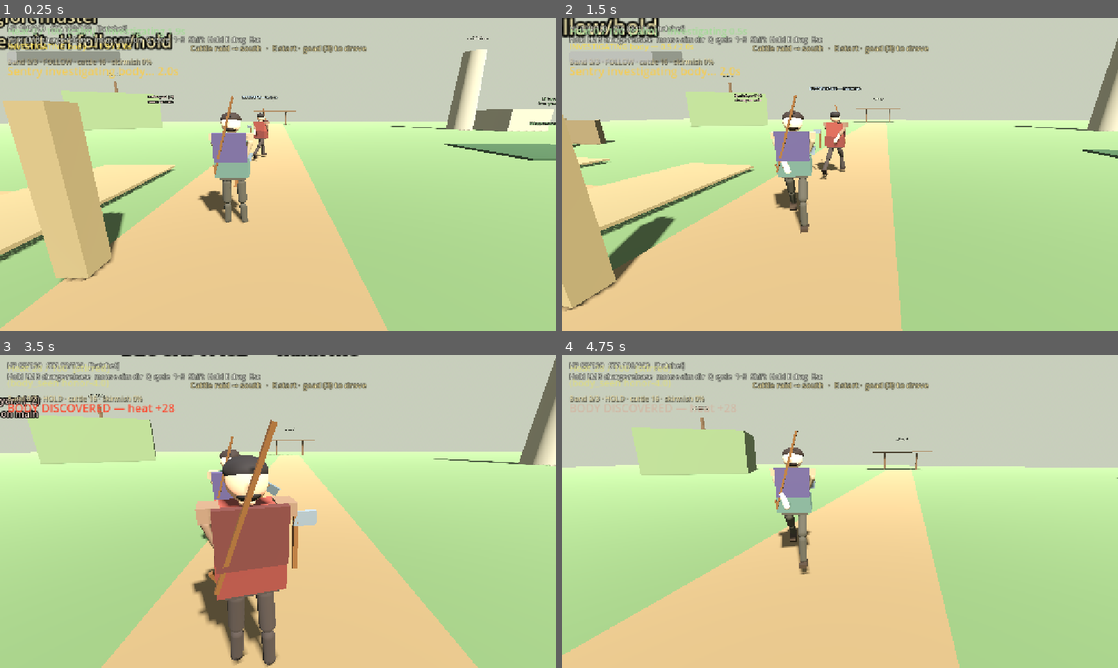
Above: before the commit, frames 1-4 (two rows, left to right).
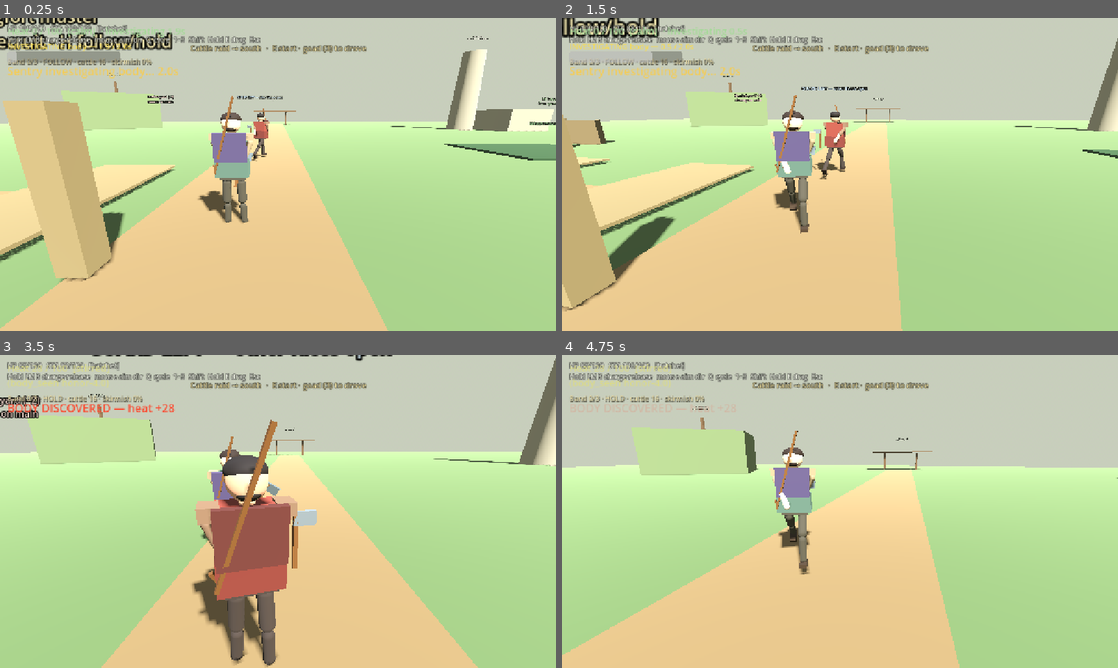
Above: after the commit, the same moments.

Repository: fortins4/devPlayground
Game: Godot game, scene res://scenes/main/main.tscn
Two runs of this game, one before a commit and one after it. Both use one fixed random seed, a clock stepped at 60 frames per second and the inputs below.
Inputs (mouse positions are in pixels of both pictures, inside the frame that each line leads up to):
- Up to frame 1 (0.25 s): no input
- Up to frame 2 (1.5 s): tap Enter at 0.5 s; move the mouse to (867, 174) at 0.52 s; hold Right mouse button (attack_heavy) 0.53-1.28 s; hold W (move_forward) from 0.53 s (still down); click (867, 174) at 0.67 s; tap Space (jump) at 0.77 s; move the mouse to (812, 174) at 1.27 s; click (812, 174) at 1.35 s
- Up to frame 3 (3.5 s): keep holding W (move_forward); tap Space (jump) at 1.52, 3.02 s; move the mouse to (289, 505) at 2.02 s; hold H (band_toggle) 2.03-2.78 s; move the mouse to (272, 517) at 2.77 s; tap Ctrl (crouch) at 2.85 s; click (272, 517) at 2.92 s
- Up to frame 4 (4.75 s): keep holding W (move_forward); move the mouse to (878, 514) at 3.52 s; hold Q (cycle_weapon) 3.53-4.28 s; tap Space (jump) at 3.77, 4.52 s; move the mouse to (795, 508) at 4.27 s; tap E (interact) at 4.35 s

The runs differ from the first frame. In frame 1, less than 0.1% of the frame differs, in the area x 42-51%, y 24-26%; in frame 2, 0.1%; in frame 3, 0.2%, in the area x 16-71%, y 0-3%; in frame 4, nothing differs.
Error in both runs: Stack overflow. Check for infinite recursion in your script. (res://scripts/autoload/world_clock.gd:247)

Commit message:
feat(combat): enemy switches which face they block
Guard direction top/left/right; matching strikes mitigated, other faces
open. Sparring dummy cycles faces on a timer with HUD hint.

Diff:
--- a/scripts/characters/npcs/dummy_fighter.gd
+++ b/scripts/characters/npcs/dummy_fighter.gd
@@ -1,5 +1,5 @@
 extends CharacterBody3D
-## Sparring foe: faces player, BLOCKS frontal hits, open to flanks; telegraphs + weak counters.
+## Sparring foe: switches which face (top/left/right) they block; other faces open.
 
 const CorpseSpawnerScript := preload("res://systems/stealth/corpse_spawner.gd")
 
@@ -11,6 +11,7 @@
 const TELEGRAPH_TIME := 0.48
 const COUNTER_TELEGRAPH_TIME := 0.38
 const STAGGER_TIME := 0.35
+const GUARD_SWITCH_SECS := 2.75
 
 enum State { IDLE, CHASE, TELEGRAPH, RECOVER, STAGGER }
 
@@ -31,6 +32,14 @@
 var _weapon_rest: Transform3D
 var _telegraph_meshes: Array[MeshInstance3D] = []
 var _warn_label: Label3D
+var _guard_hint: Label3D
+var _guard_switch_left: float = 0.0
+var _guard_faces: Array = [
+	CombatSystem.StrikeDirection.TOP,
+	CombatSystem.StrikeDirection.LEFT,
+	CombatSystem.StrikeDirection.RIGHT,
+]
+var _guard_idx: int = 0
 
 
 func _ready() -> void:
@@ -40,7 +49,8 @@
 		combat.team = 1
 		combat.starting_weapon = CombatSystem.Weapon.HATCHET
 		combat.set_weapon(CombatSystem.Weapon.HATCHET)
-		combat.enable_block = true  # Face-block sparring (flanks still hurt)
+		combat.enable_block = true  # Directional face-block sparring
+		_set_guard_face(CombatSystem.StrikeDirection.TOP)
 		combat.died.connect(_on_died)
 		combat.damage_taken.connect(_on_damage_taken)
 		combat.attack_performed.connect(_on_attack_performed)
@@ -88,7 +98,7 @@
 		var turn_rate := 8.0 if _state == State.TELEGRAPH else 6.0
 		rotation.y = lerp_angle(rotation.y, target_yaw, turn_rate * delta)
 
-	# Hold block while facing the player and not mid-swing — flanks still connect.
+	# Hold block on current guarded face; cycle face on a readable timer.
 	if combat and not combat.is_dead:
 		var can_block := (
 			_state != State.TELEGRAPH
@@ -98,6 +108,12 @@
 			and dist < AGGRO_RANGE
 		)
 		combat.set_blocking(can_block)
+		if can_block:
+			_guard_switch_left -= delta
+			if _guard_switch_left <= 0.0:
+				_guard_idx = (_guard_idx + 1) % _guard_faces.size()
+				_set_guard_face(_guard_faces[_guard_idx])
+				_guard_switch_left = GUARD_SWITCH_SECS
 
 	_state_time += delta
 	match _state:
@@ -279,16 +295,16 @@
 	_warn_label.position = Vector3(0.0, 2.15, 0.0)
 	_warn_label.visible = false
 	add_child(_warn_label)
-	var hint := Label3D.new()
-	hint.name = "SparringHint"
-	hint.text = "BLOCKS FACE — flank me"
-	hint.font_size = 28
-	hint.billboard = BaseMaterial3D.BILLBOARD_ENABLED
-	hint.no_depth_test = true
-	hint.pixel_size = 0.004
-	hint.position = Vector3(0.0, 2.45, 0.0)
-	hint.modulate = Color(0.75, 0.9, 1.0, 1.0)
-	add_child(hint)
+	_guard_hint = Label3D.new()
+	_guard_hint.name = "SparringHint"
+	_guard_hint.text = "GUARD TOP"
+	_guard_hint.font_size = 28
+	_guard_hint.billboard = BaseMaterial3D.BILLBOARD_ENABLED
+	_guard_hint.no_depth_test = true
+	_guard_hint.pixel_size = 0.004
+	_guard_hint.position = Vector3(0.0, 2.45, 0.0)
+	_guard_hint.modulate = Color(0.75, 0.9, 1.0, 1.0)
+	add_child(_guard_hint)
 
 
 func _find_player() -> void:
@@ -316,3 +332,18 @@
 		corpse.call("_apply_ground_pose")
 	if corpse.has_method("_refresh_labels"):
 		corpse.call("_refresh_labels")
+
+
+func _set_guard_face(direction: CombatSystem.StrikeDirection) -> void:
+	if combat:
+		combat.set_guard_direction(direction)
+	var name := "TOP"
+	match direction:
+		CombatSystem.StrikeDirection.LEFT:
+			name = "LEFT"
+		CombatSystem.StrikeDirection.RIGHT:
+			name = "RIGHT"
+		_:
+			name = "TOP"
+	if _guard_hint:
+		_guard_hint.text = "GUARD %s — other faces open" % name
--- a/systems/combat/combat_system.gd
+++ b/systems/combat/combat_system.gd
@@ -59,6 +59,8 @@
 var current_weapon: Weapon = Weapon.HATCHET
 var is_dead: bool = false
 var is_blocking: bool = false
+## Which strike face is guarded when blocking (top/left/right). Mismatch = open.
+var guard_direction: StrikeDirection = StrikeDirection.TOP
 var is_attacking: bool = false
 var attack_recovery_left: float = 0.0
 var hitbox_active_left: float = 0.0
@@ -483,15 +485,30 @@
 	is_blocking = holding and stamina > StaminaEconomy.BLOCK_MIN_STAMINA
 
 
-func apply_damage(amount: float, from: Node = null, frontal: bool = true) -> float:
+func set_guard_direction(direction: StrikeDirection) -> void:
+	guard_direction = direction
+
+
+func guard_direction_name() -> StringName:
+	return DIRECTION_NAMES.get(guard_direction, &"top")
+
+
+func apply_damage(
+	amount: float,
+	from: Node = null,
+	frontal: bool = true,
+	strike_direction: StrikeDirection = StrikeDirection.TOP
+) -> float:
 	if is_dead or amount <= 0.0:
 		return 0.0
 	# Hit-stun: drop any in-progress charge.
 	if is_charging:
 		cancel_charge()
 	var mitigated := 0.0
-	if enable_block and is_blocking and frontal and stamina > 0.0:
-		mitigated = amount * 0.75
+	# Block only the guarded face (top/left/right). Wrong face or open guard = full damage.
+	var face_match := strike_direction == guard_direction
+	if enable_block and is_blocking and face_match and stamina > 0.0:
+		mitigated = amount * 0.85
 		amount -= mitigated
 		_spend_stamina(StaminaEconomy.BLOCK_HIT_COST)
 		blocked.emit(_owner_body, from, mitigated)
@@ -626,7 +643,14 @@
 		return
 	_hit_this_swing[id] = true
 	var facing_ok := _is_frontal(other)
-	var dealt := other.apply_damage(damage, _owner_body, facing_ok)
+	var strike_dir := _last_strike_direction
+	if _hitbox and _hitbox.has_meta("direction"):
+		var dname: StringName = _hitbox.get_meta("direction")
+		for key in DIRECTION_NAMES:
+			if DIRECTION_NAMES[key] == dname:
+				strike_dir = key
+				break
+	var dealt := other.apply_damage(damage, _owner_body, facing_ok, strike_dir)
 	if dealt > 0.0:
 		hit_landed.emit(_owner_body, other.get_parent(), dealt, kind)
 		_apply_hit_tags(other, kind)
--- /dev/null
+++ b/tools/capture_switch_block_face_screenshots.gd
@@ -0,0 +1,90 @@
+extends SceneTree
+## Capture switching guard faces.
+
+
+func _initialize() -> void:
+	_run()
+
+
+func _run() -> void:
+	var out_dir := "/workspace/riocht-builds/screenshots/switch-block-face"
+	DirAccess.make_dir_recursive_absolute(out_dir)
+	var vp := SubViewport.new()
+	vp.size = Vector2i(1280, 720)
+	vp.render_target_update_mode = SubViewport.UPDATE_ALWAYS
+	root.add_child(vp)
+	var world := Node3D.new()
+	vp.add_child(world)
+	var env := WorldEnvironment.new()
+	var environment := Environment.new()
+	environment.background_mode = Environment.BG_COLOR
+	environment.background_color = Color(0.42, 0.52, 0.60)
+	environment.ambient_light_source = Environment.AMBIENT_SOURCE_COLOR
+	environment.ambient_light_color = Color(0.9, 0.9, 0.95)
+	environment.ambient_light_energy = 1.05
+	env.environment = environment
+	world.add_child(env)
+	var light := DirectionalLight3D.new()
+	light.light_energy = 1.2
+	light.rotation_degrees = Vector3(-48.0, 35.0, 0.0)
+	world.add_child(light)
+	var ground := MeshInstance3D.new()
+	var plane := PlaneMesh.new()
+	plane.size = Vector2(20, 20)
+	ground.mesh = plane
+	var gmat := StandardMaterial3D.new()
+	gmat.albedo_color = Color(0.26, 0.34, 0.22)
+	ground.material_override = gmat
+	world.add_child(ground)
+	var player := (load("res://scenes/characters/player/player.tscn") as PackedScene).instantiate() as Node3D
+	world.add_child(player)
+	player.set_physics_process(false)
+	player.set_process(false)
+	var pcam := player.get_node_or_null("CameraPivot/Camera3D") as Camera3D
+	if pcam:
+		pcam.current = false
+	var dummy := (load("res://scenes/characters/npcs/dummy_fighter.tscn") as PackedScene).instantiate() as Node3D
+	world.add_child(dummy)
+	dummy.set_physics_process(false)
+	dummy.set_process(false)
+	var cam := Camera3D.new()
+	cam.fov = 48.0
+	world.add_child(cam)
+	cam.current = true
+	await process_frame
+	await process_frame
+	var dcombat := dummy.get_node("CombatSystem") as CombatSystem
+	dcombat.enable_block = true
+	player.global_position = Vector3(0.15, 0.0, 0.0)
+	dummy.global_position = Vector3(0.0, 0.0, -1.55)
+	dummy.rotation_degrees.y = 180.0
+	cam.look_at_from_position(Vector3(2.4, 1.55, 1.2), Vector3(0.1, 1.1, -0.8), Vector3.UP)
+	for pair in [
+		[CombatSystem.StrikeDirection.TOP, "01_guard_top"],
+		[CombatSystem.StrikeDirection.LEFT, "02_guard_left"],
+		[CombatSystem.StrikeDirection.RIGHT, "03_guard_right"],
+	]:
+		dcombat.set_blocking(true)
+		if dummy.has_method("_set_guard_face"):
+			dummy.call("_set_guard_face", pair[0])
+		else:
+			dcombat.set_guard_direction(pair[0])
+		await _shot(vp, out_dir, pair[1])
+	# Wrong face open
+	dcombat.set_guard_direction(CombatSystem.StrikeDirection.TOP)
+	dcombat.set_blocking(true)
+	dcombat.apply_damage(18.0, player, true, CombatSystem.StrikeDirection.LEFT)
+	await _shot(vp, out_dir, "04_wrong_face_hits")
+	dcombat.health = dcombat.max_health
+	dcombat.apply_damage(18.0, player, true, CombatSystem.StrikeDirection.TOP)
+	await _shot(vp, out_dir, "05_matching_face_blocked")
+	print("SWITCH_BLOCK_FACE_CAPTURE_OK ", out_dir)
+	quit(0)
+
+
+func _shot(vp: SubViewport, out_dir: String, name: String) -> void:
+	await process_frame
+	await process_frame
+	await process_frame
+	var img: Image = vp.get_texture().get_image()
+	print("WROTE ", "%s/%s.png" % [out_dir, name], " err=", img.save_png("%s/%s.png" % [out_dir, name]))
--- a/tools/smoke_sparring_foe.gd
+++ b/tools/smoke_sparring_foe.gd
@@ -42,22 +42,24 @@
 	await process_frame
 
 	def.set_blocking(true)
+	def.set_guard_direction(CombatSystem.StrikeDirection.TOP)
 	var hp0 := def.health
-	var frontal := def.apply_damage(20.0, attacker_body, true)
-	if frontal >= 19.0:
-		push_error("SMOKE_FAIL frontal block did not mitigate (dealt %.1f)" % frontal)
+	var blocked := def.apply_damage(20.0, attacker_body, true, CombatSystem.StrikeDirection.TOP)
+	if blocked >= 10.0:
+		push_error("SMOKE_FAIL matching face block did not mitigate (dealt %.1f)" % blocked)
 		quit(1)
 		return
-	print("SMOKE frontal_blocked dealt=", frontal, " hp=", def.health)
+	print("SMOKE face_blocked dealt=", blocked, " hp=", def.health)
 
 	def.health = hp0
 	def.set_blocking(true)
-	var flank := def.apply_damage(20.0, attacker_body, false)
-	if flank < 19.0:
-		push_error("SMOKE_FAIL flank should be full damage (dealt %.1f)" % flank)
+	def.set_guard_direction(CombatSystem.StrikeDirection.TOP)
+	var open_face := def.apply_damage(20.0, attacker_body, true, CombatSystem.StrikeDirection.LEFT)
+	if open_face < 19.0:
+		push_error("SMOKE_FAIL wrong face should be full damage (dealt %.1f)" % open_face)
 		quit(1)
 		return
-	print("SMOKE flank_open dealt=", flank)
+	print("SMOKE wrong_face_open dealt=", open_face)
 
 	# Wider side hitbox sizing
 	atk.current_weapon = CombatSystem.Weapon.HATCHET
--- /dev/null
+++ b/tools/smoke_switch_block_face.gd
@@ -0,0 +1,60 @@
+extends SceneTree
+## Smoke: guard face blocks matching strike only; other faces open.
+
+
+func _initialize() -> void:
+	_run()
+
+
+func _run() -> void:
+	var combat_script := load("res://systems/combat/combat_system.gd") as Script
+	var body := CharacterBody3D.new()
+	root.add_child(body)
+	var def: CombatSystem = combat_script.new()
+	def.enable_block = true
+	def.enable_hit_feedback = false
+	body.add_child(def)
+	await process_frame
+
+	def.set_blocking(true)
+	def.set_guard_direction(CombatSystem.StrikeDirection.TOP)
+	var top_block := def.apply_damage(20.0, null, true, CombatSystem.StrikeDirection.TOP)
+	if top_block >= 10.0:
+		push_error("SMOKE_FAIL TOP guard should block TOP strike (dealt %.1f)" % top_block)
+		quit(1)
+		return
+	print("SMOKE top_guard_blocks_top dealt=", top_block)
+
+	def.health = def.max_health
+	def.set_blocking(true)
+	def.set_guard_direction(CombatSystem.StrikeDirection.TOP)
+	var left_open := def.apply_damage(20.0, null, true, CombatSystem.StrikeDirection.LEFT)
+	if left_open < 19.0:
+		push_error("SMOKE_FAIL TOP guard should NOT block LEFT (dealt %.1f)" % left_open)
+		quit(1)
+		return
+	print("SMOKE top_guard_open_left dealt=", left_open)
+
+	def.health = def.max_health
+	def.set_guard_direction(CombatSystem.StrikeDirection.LEFT)
+	def.set_blocking(true)
+	var left_block := def.apply_damage(20.0, null, true, CombatSystem.StrikeDirection.LEFT)
+	if left_block >= 10.0:
+		push_error("SMOKE_FAIL LEFT guard should block LEFT (dealt %.1f)" % left_block)
+		quit(1)
+		return
+	var right_open := def.apply_damage(20.0, null, true, CombatSystem.StrikeDirection.RIGHT)
+	if right_open < 19.0:
+		push_error("SMOKE_FAIL LEFT guard open to RIGHT (dealt %.1f)" % right_open)
+		quit(1)
+		return
+	print("SMOKE left_guard ok block=", left_block, " right_open=", right_open)
+
+	def.set_guard_direction(CombatSystem.StrikeDirection.RIGHT)
+	if def.guard_direction_name() != &"right":
+		push_error("SMOKE_FAIL guard name")
+		quit(1)
+		return
+
+	print("SWITCH_BLOCK_FACE_SMOKE_OK")
+	quit(0)
Not shown, changed: systems/combat/README.md
